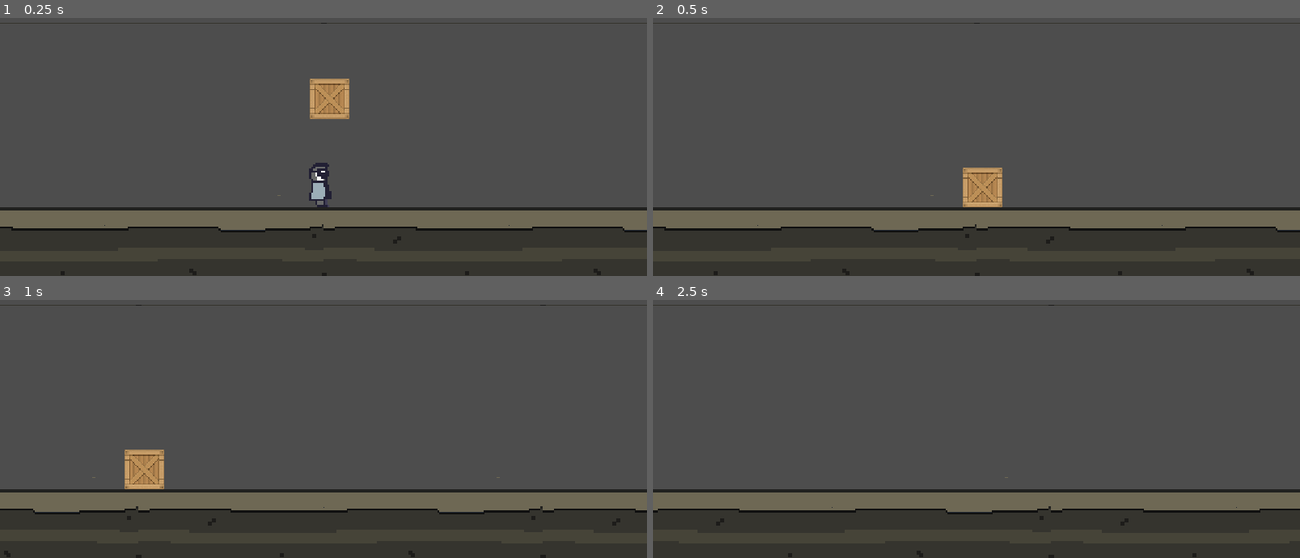
Above: before the commit, frames 1-4 (two rows, left to right).
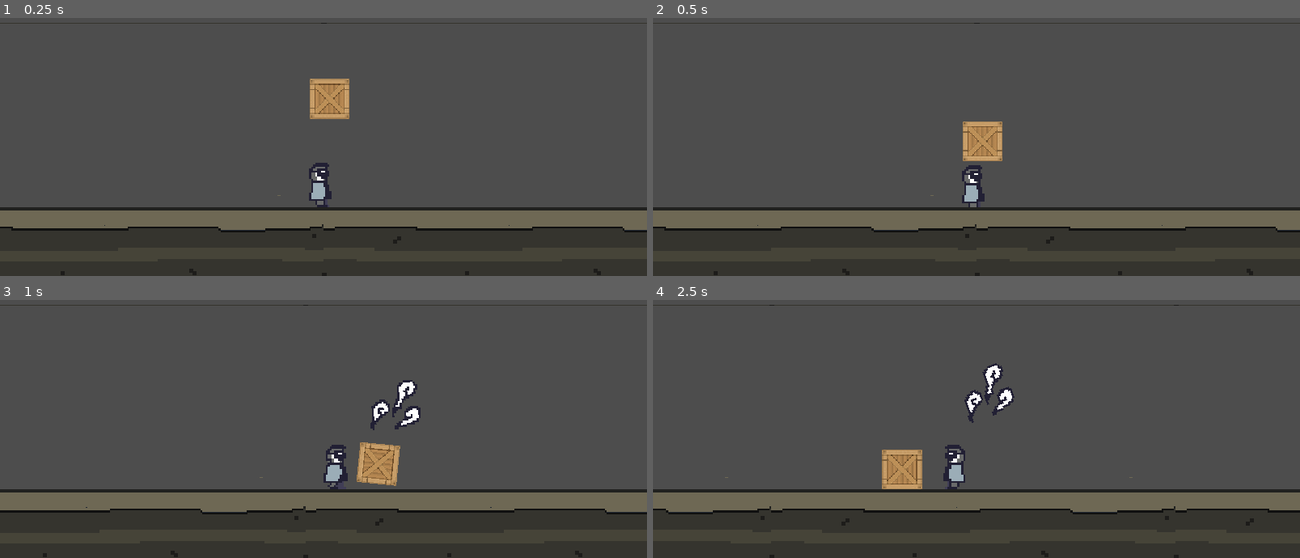
Above: after the commit, the same moments.

Repository: RobChiocchio/godot-wild-jam-58
Game: Godot game, scene res://scenes/level.tscn
Two runs of this game, one before a commit and one after it. Both use one fixed random seed, a clock stepped at 60 frames per second and the inputs below.
Inputs (mouse positions are in pixels of both pictures, inside the frame that each line leads up to):
- Up to frame 1 (0.25 s): no input
- Up to frame 2 (0.5 s): no input
- Up to frame 3 (1 s): move the mouse to (465, 336) at 0.52 s; press the mouse at (465, 336) at 0.53 s; hold D (move_right) from 0.53 s (still down); tap W (jump) at 0.77 s
- Up to frame 4 (2.5 s): move the mouse to (847, 374) at 1.27 s; release the mouse at (847, 374) at 1.28 s; right-click (847, 374) at 1.35 s; tap W (jump) at 1.52 s; move the mouse to (outside the picture) at 2.02 s; release D (move_right) at 2.03 s; press the mouse at (outside the picture) at 2.03 s; hold A (move_left) from 2.03 s (still down)

Frame 1 is identical in both runs. In frame 2, 1.9% of the frame differs, in the area x 47-54%, y 40-74%; in frame 3, 3.9%, in the area x 0-100%, y 31-84%; in frame 4, 3.4%.

Commit message:
Modify ground collider

Diff:
--- a/scenes/level.tscn
+++ b/scenes/level.tscn
@@ -51,7 +51,6 @@
 [node name="CollisionShape2D" type="CollisionShape2D" parent="Ground"]
 material = SubResource("ShaderMaterial_jvi4o")
 shape = SubResource("WorldBoundaryShape2D_f1b27")
-one_way_collision = true
 
 [node name="TextureRect" type="TextureRect" parent="Ground"]
 texture_repeat = 2
